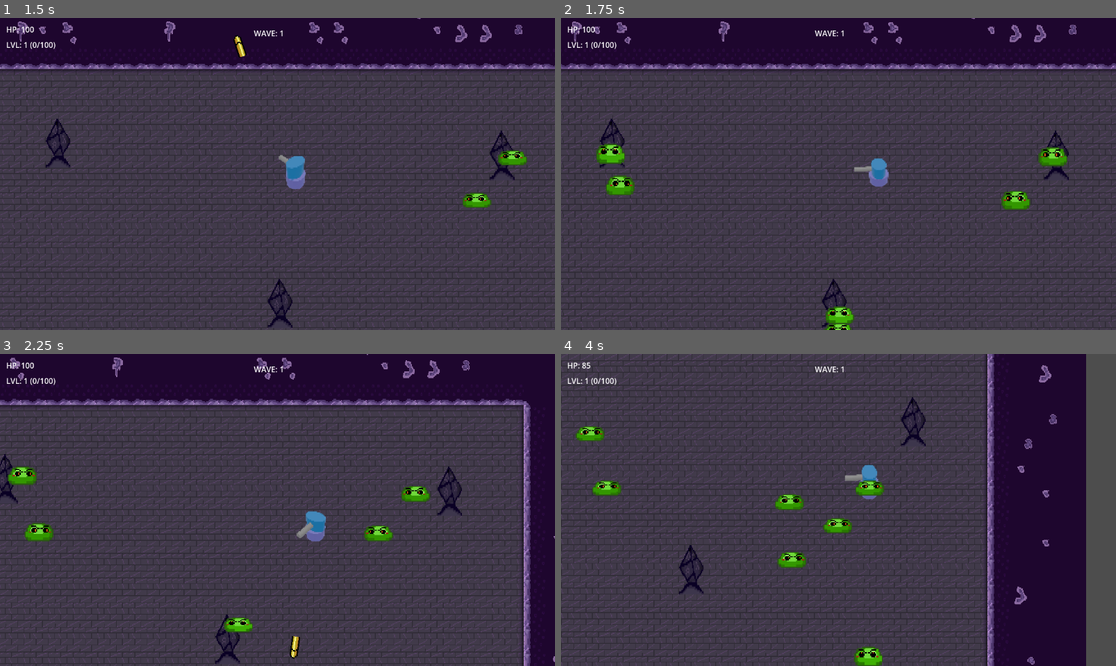
Above: before the commit, frames 1-4 (two rows, left to right).
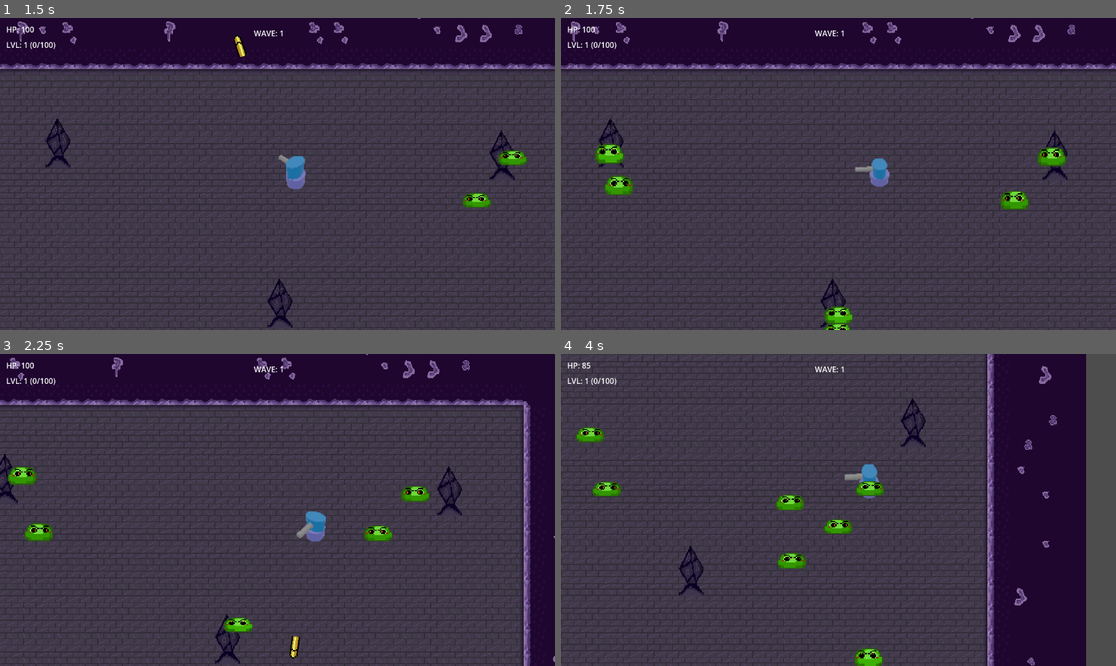
Above: after the commit, the same moments.

Repository: hamdivazim/Akratomate-Game
Game: Godot game, scene res://Scenes/MainMenu.tscn
Two runs of this game, one before a commit and one after it. Both use one fixed random seed, a clock stepped at 60 frames per second and the inputs below.
Inputs:
- Up to frame 1 (1.5 s): click "PLAY" at 0.5 s; hold D (Right) from 1.28 s (still down); tap Space (Shoot) at 1.35 s
- Up to frame 2 (1.75 s): keep holding D (Right)
- Up to frame 3 (2.25 s): release D (Right) at 2.03 s; hold S (Down) from 2.03 s (still down); tap Space (Shoot) at 2.1 s
- Up to frame 4 (4 s): release S (Down) at 2.78 s; hold D (Right) 2.78-3.53 s; tap Space (Shoot) at 2.85, 3.6 s; hold W (Up) from 3.53 s (still down)

Frame 1 is identical in both runs. In frame 2, 5.1% of the frame differs, in the area x 0-100%, y 0-100%; in frame 3, 0.4%; in frame 4, 6.9%, in the area x 0-90%, y 0-100%.

Commit message:
fix: tweak reload and rebalance enemy difficulty

Diff:
--- a/Scenes/world.tscn
+++ b/Scenes/world.tscn
@@ -757,6 +757,12 @@
 [node name="Player" parent="." unique_id=1481197582 instance=ExtResource("1_a02cp")]
 position = Vector2(412.28, 168)
 
+[node name="Camera2D2" type="Camera2D" parent="Player" unique_id=1617328119]
+limit_left = -95
+limit_top = -95
+limit_right = 910
+limit_bottom = 790
+
 [node name="Tilemap" type="Node2D" parent="." unique_id=1530376697]
 
 [node name="TileMapLayer" type="TileMapLayer" parent="Tilemap" unique_id=109403965]
--- a/Scripts/enemy_shooter.gd
+++ b/Scripts/enemy_shooter.gd
@@ -8,6 +8,7 @@
 
 var direction: Vector2
 var aim_error: float = 0.0
+var is_dying: bool = false
 
 var bullet_scene = preload("res://Scenes/enemy_bullet.tscn")
 var bullet_speed = 800.0
@@ -15,6 +16,7 @@
 @onready var gun_pivot: Node2D = $GunPivot
 @onready var navigation_agent: NavigationAgent2D = $NavigationAgent2D
 @onready var shoot_timer: Timer = $ShootTimer
+@onready var sprite: AnimatedSprite2D = $AnimatedSprite2D
 
 var player: CharacterBody2D = null
 
@@ -34,7 +36,7 @@
 	add_child(aim_error_timer)
 
 func _physics_process(delta: float) -> void:
-	if player == null:
+	if player == null or is_dying:
 		return
 
 	var target_angle = global_position.direction_to(player.global_position).angle() + aim_error
@@ -55,6 +57,8 @@
 	aim_error = deg_to_rad(randf_range(-AIM_ERROR_DEGREES, AIM_ERROR_DEGREES))
 
 func _on_shoot_timer_timeout() -> void:
+	if is_dying:
+		return
 	$EnemyShoot.play()
 	if player == null:
 		return
@@ -68,3 +72,25 @@
 	bullet.global_rotation = dir_to_player.angle()
 
 	bullet.velocity = dir_to_player * bullet_speed
+
+func take_damage(amount: int):
+	if is_dying:
+		return
+	health -= amount
+
+	var tween = create_tween()
+	tween.tween_property(sprite, "modulate", Color(1.0, 0.3, 0.3, 1.0), 0.0)
+	tween.tween_property(sprite, "modulate", Color(1.0, 1.0, 1.0, 1.0), 0.2)
+
+	if health <= 0:
+		die()
+
+func die():
+	is_dying = true
+	velocity = Vector2.ZERO
+	Global.gain_xp(25)
+
+	var death_tween = create_tween().set_parallel(true)
+	death_tween.tween_property(sprite, "rotation", 5.0, 0.25)
+	death_tween.tween_property(sprite, "scale", Vector2.ZERO, 0.25)
+	death_tween.chain().tween_callback(queue_free)
--- a/Scripts/player.gd
+++ b/Scripts/player.gd
@@ -5,7 +5,7 @@
 @export var ACCEL = 2000
 @export var DECEL = 1000
 @export var IFRAME_DURATION: float = 1.0
-@export var RELOAD_SPEED = 0.4
+@export var RELOAD_SPEED = 0.15
 
 var pistol_bullet_speed = 1500
 var weapons = ["pistol"]
Not shown, changed: export_presets.cfg
Not shown, added: dist/akratomate-windows.zip
Not shown, added: dist/akratomate-windows/Akratomate.exe
Not shown, added: dist/akratomate-windows/Akratomate.pck
Not shown, changed: dist/index.html
Not shown, changed: dist/index.pck
